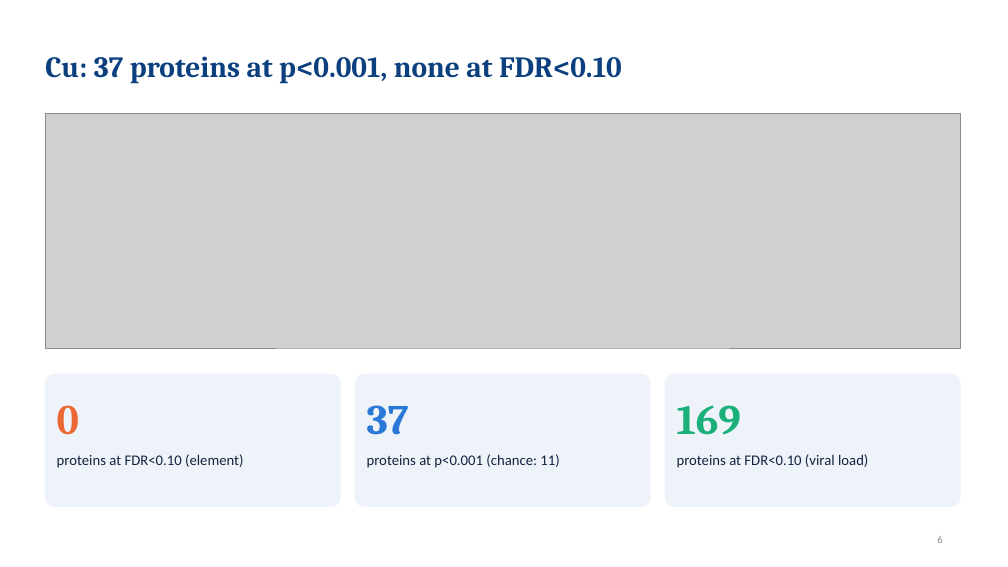
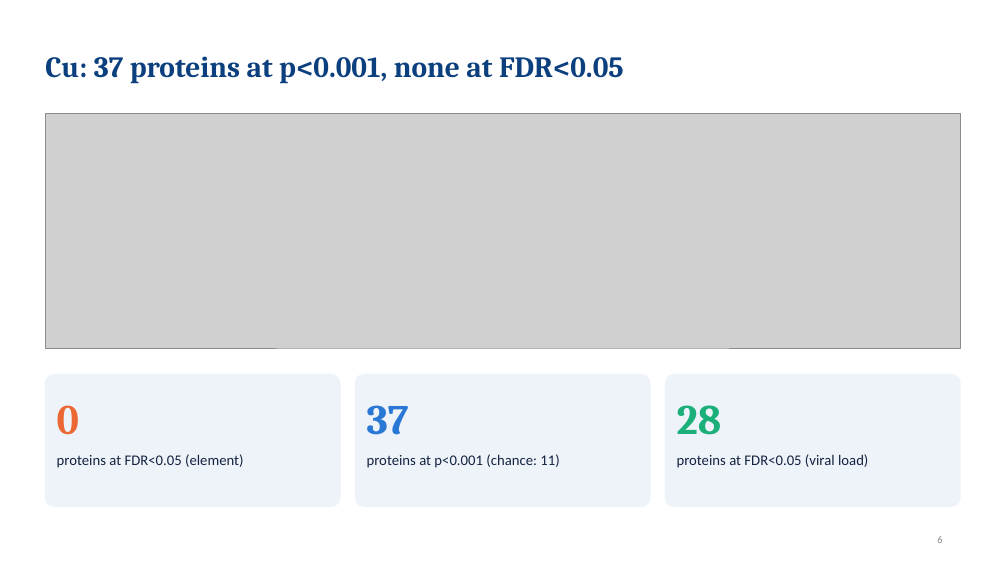
Before and after one commit to Isra-inventor/PRISM, a slide deck: slide 6 of omics_element_lmm/deck/elements_proteome_deck.pptx. Drawn at 1008x567 pixels with LibreOffice and Linux fonts; fonts in the diff are those of the drawing; grey boxes stand for pictures. Boxes give left, top, right and bottom in pixels: in the first picture for what was removed or moved away, otherwise in the second. Text is boxed around its words. In the diff, an @@ line names an element or a change of style, - is before the commit and + after.

```diff
--- a/omics_element_lmm/deck/elements_proteome_deck.pptx
+++ b/omics_element_lmm/deck/elements_proteome_deck.pptx
@@ title at [45, 56, 624, 84]: text changed @@
-Cu: 37 proteins at p<0.001, none at FDR<0.10
+Cu: 37 proteins at p<0.001, none at FDR<0.05
@@ text at [677, 405, 722, 435]: text changed @@
-169
+28
@@ text at [57, 454, 244, 468]: text changed @@
-proteins at FDR<0.10 (element)
+proteins at FDR<0.05 (element)
@@ text at [677, 454, 868, 468]: text changed @@
-proteins at FDR<0.10 (viral load)
+proteins at FDR<0.05 (viral load)
```
Also in this commit, not shown: 6 other slides changed, 3 other files.
